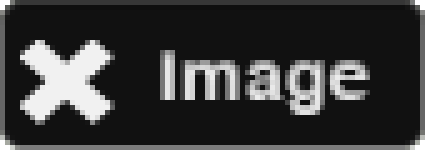
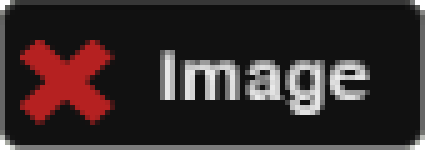
Before/after of a 425x150 layered artwork. What changed in the layer stack:
pixels changed over box(20, 40, 115, 125) (layer not identified)
